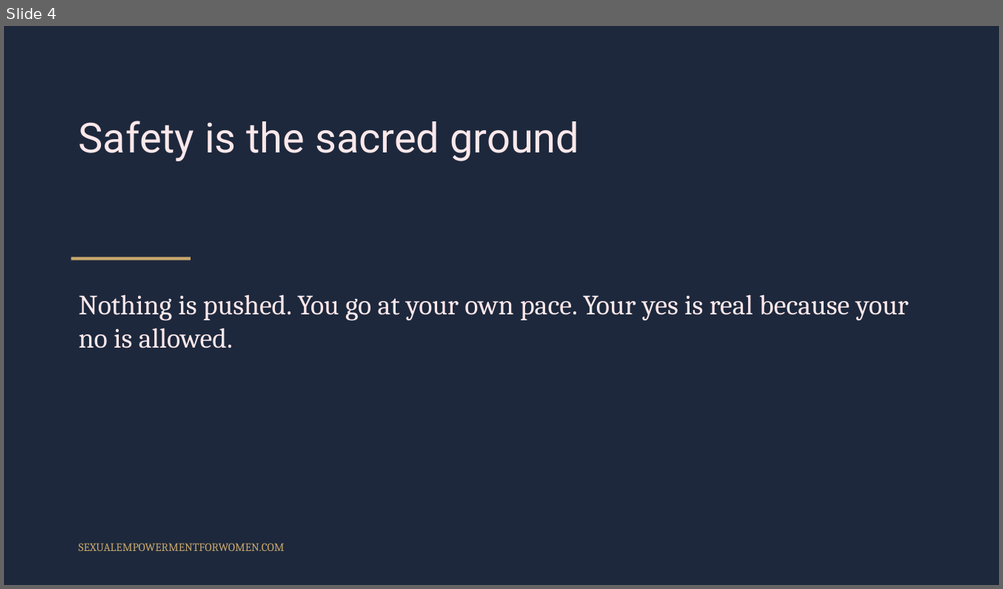
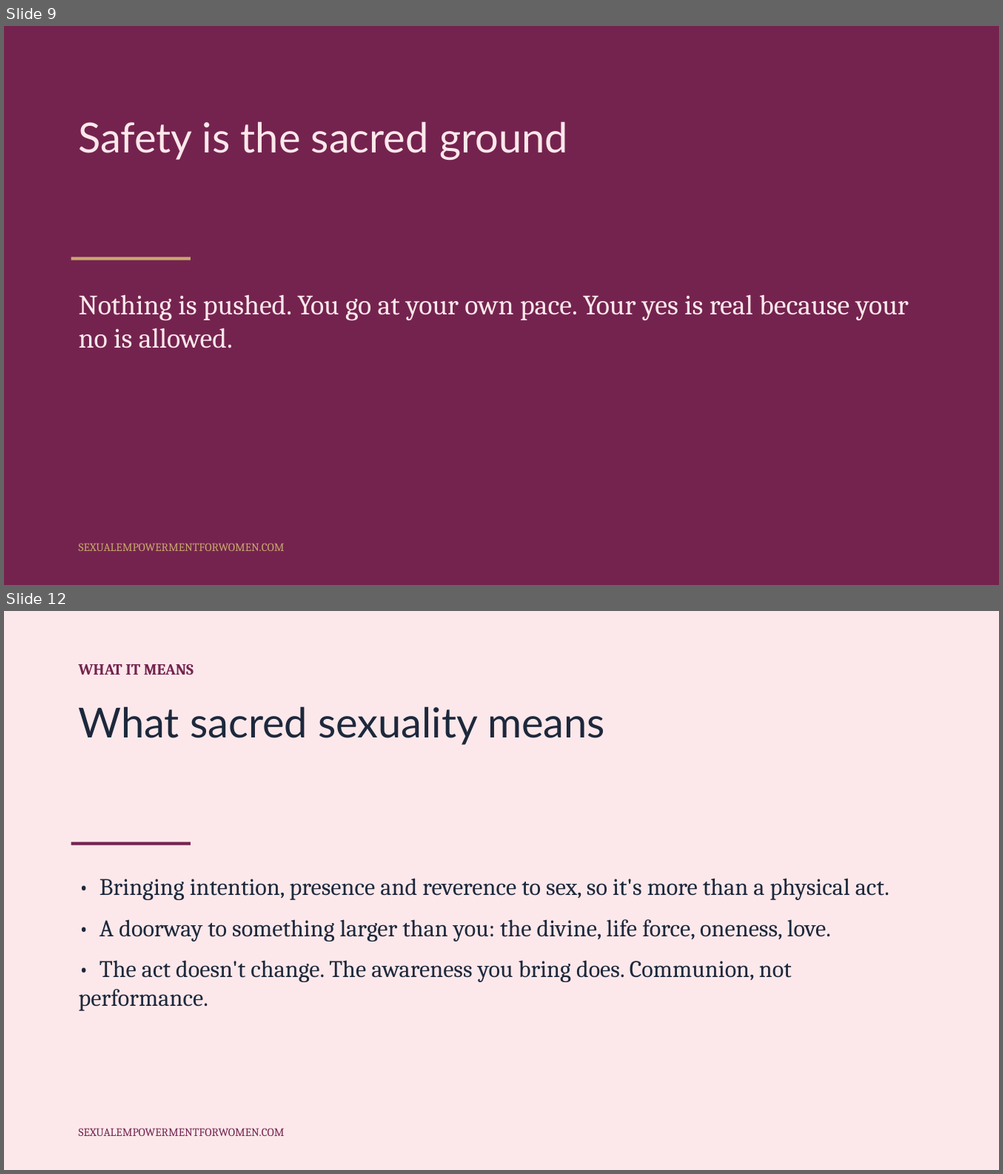
Before and after one commit to tarisha-starr/GitHub-folder, a slide deck: content/sessions/slides/Spirituality-and-Sexuality.pptx. Shown one above the other, each under a label of ours: slide 4 before the commit, slides 9 and 12 after it; the slides between them are not shown. The pictures are 1003x589 and 1003x1174 pixels, drawn with LibreOffice and Linux fonts; fonts in the diff are those of the drawing. Boxes give left, top, right and bottom in pixels: in the first picture for what was removed or moved away, otherwise in the second. Text is boxed around its words. In the diff, an @@ line names an element or a change of style, - is before the commit and + after.

```diff
--- a/content/sessions/slides/Spirituality-and-Sexuality.pptx
+++ b/content/sessions/slides/Spirituality-and-Sexuality.pptx
@@ slide 12 added at bbox=[4, 611, 999, 1170], background #FCE8EA @@
@@ text added at bbox=[79, 664, 193, 675], 15 pt, text #74234F, bold @@
+WHAT IT MEANS
@@ text added at bbox=[79, 706, 605, 745], 40 pt, text #1D283C @@
+What sacred sexuality means
@@ rectangle added at bbox=[71, 843, 190, 846], fill #74234F @@
@@ text added at bbox=[79, 878, 889, 1011], 23 pt, text #1D283C @@
+• Bringing intention, presence and reverence to sex, so it's more than a physical act.
+• A doorway to something larger than you: the divine, life force, oneness, love.
+• The act doesn't change. The awareness you bring does. Communion, not performance.
@@ text added at bbox=[79, 1128, 284, 1136], 11 pt, text #74234F @@
+SEXUALEMPOWERMENTFORWOMEN.COM
@@ what was slide 4 is now slide 9 @@
@@ slide 9 changed as well @@
@@ background #1D283C to #74234F @@
@@ text "Safety is the sacred ground" at bbox=[79, 121, 568, 160]: font Roboto to Lato @@
```
Also in this commit, not shown: 18 other slides changed, 13 other slides added, 2 slides removed, 3 other files.
